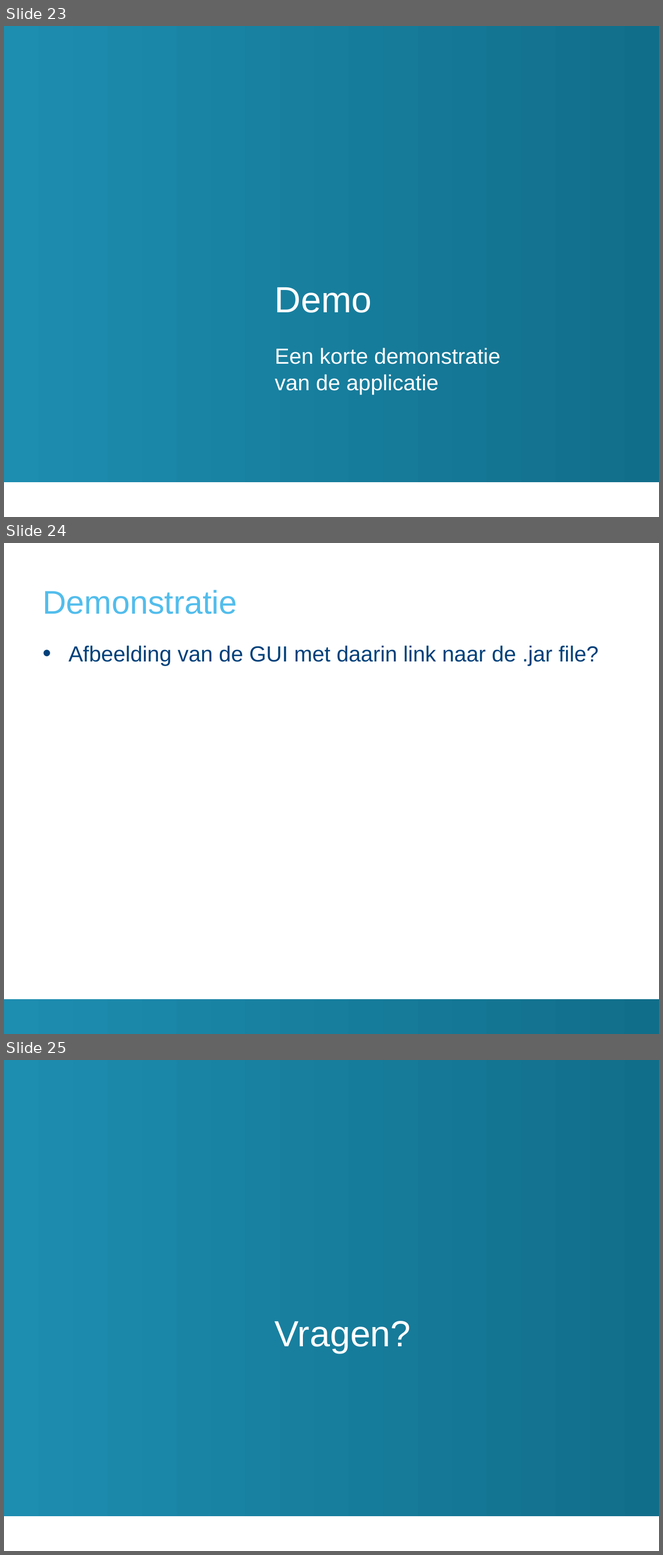
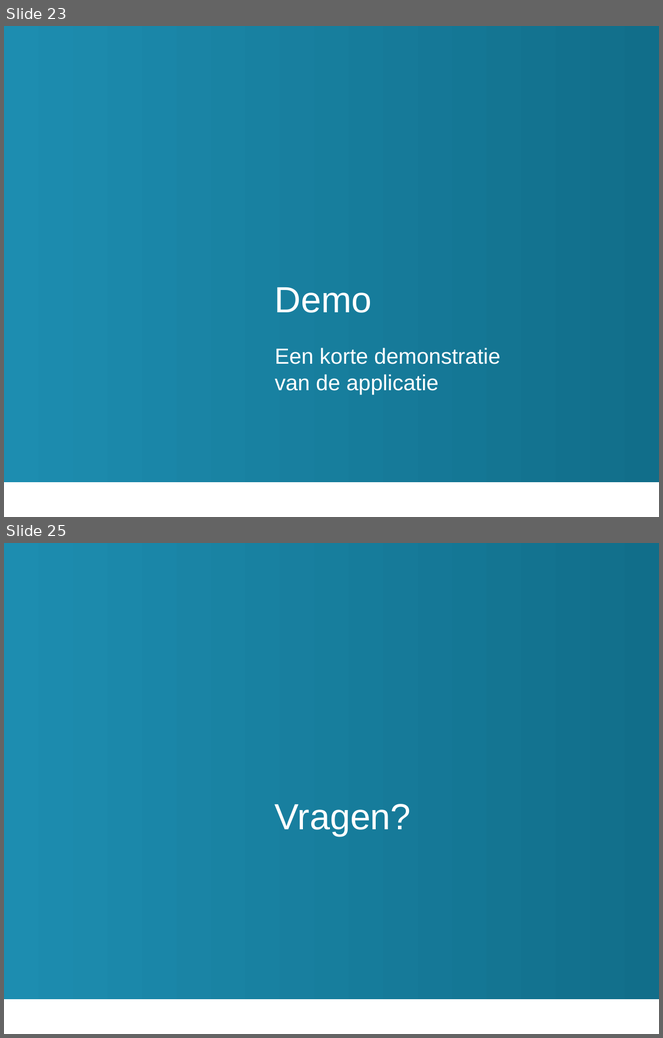
Before and after one commit to TomDeGroote/Bachelorproef, a slide deck: Paper/Finale Presentatie/presentatie.pptx. Shown one above the other, each under a label of ours: slides 23, 24 and 25 before the commit, slides 23 and 25 after it; the slides between them are not shown. The pictures are 663x1555 and 663x1038 pixels, drawn with LibreOffice and Linux fonts; fonts in the diff are those of the drawing; background and template pictures are left out. Boxes give left, top, right and bottom in pixels: in the first picture for what was removed or moved away, otherwise in the second. Text is boxed around its words. In the diff, an @@ line names an element or a change of style, - is before the commit and + after.

```diff
--- a/Paper/Finale Presentatie/presentatie.pptx
+++ b/Paper/Finale Presentatie/presentatie.pptx
@@ slide 24 removed at bbox=[4, 543, 659, 1034], background #FFFFFF @@
@@ title removed at bbox=[42, 590, 237, 614] @@
-Demonstratie
@@ text removed at bbox=[68, 645, 599, 666] @@
-• Afbeelding van de GUI met daarin link naar de .jar file?
@@ rectangle removed at bbox=[4, 1000, 659, 1034] @@
```
Also in this commit, not shown: 1 slide added, 3 other files.
